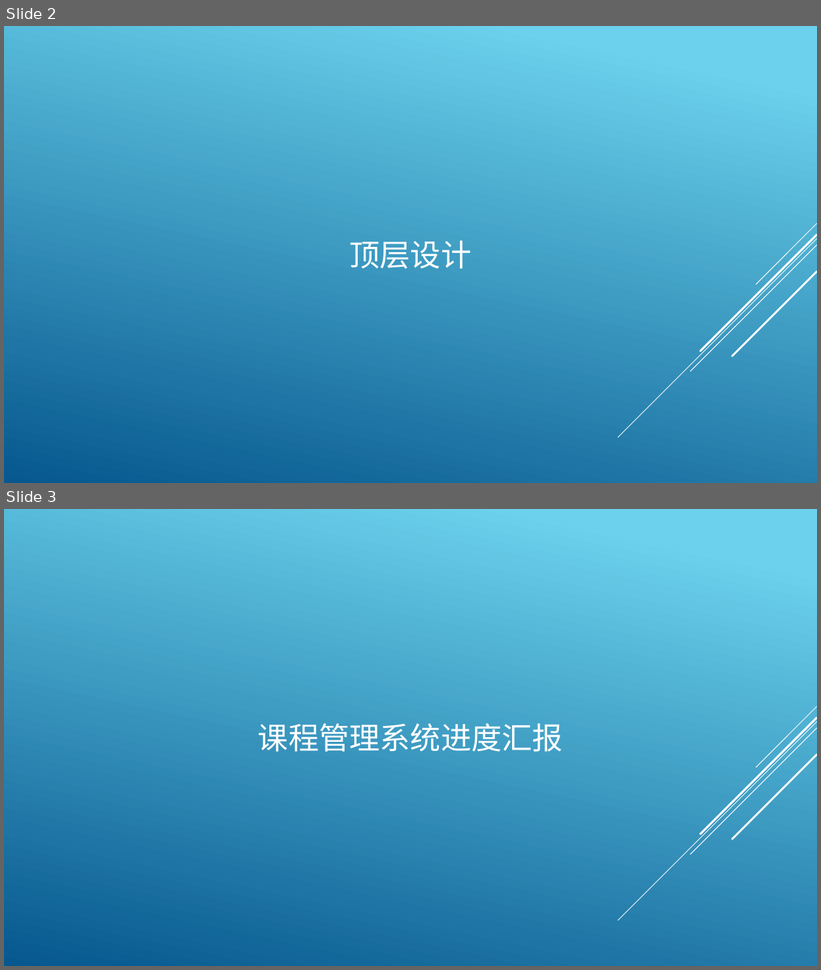
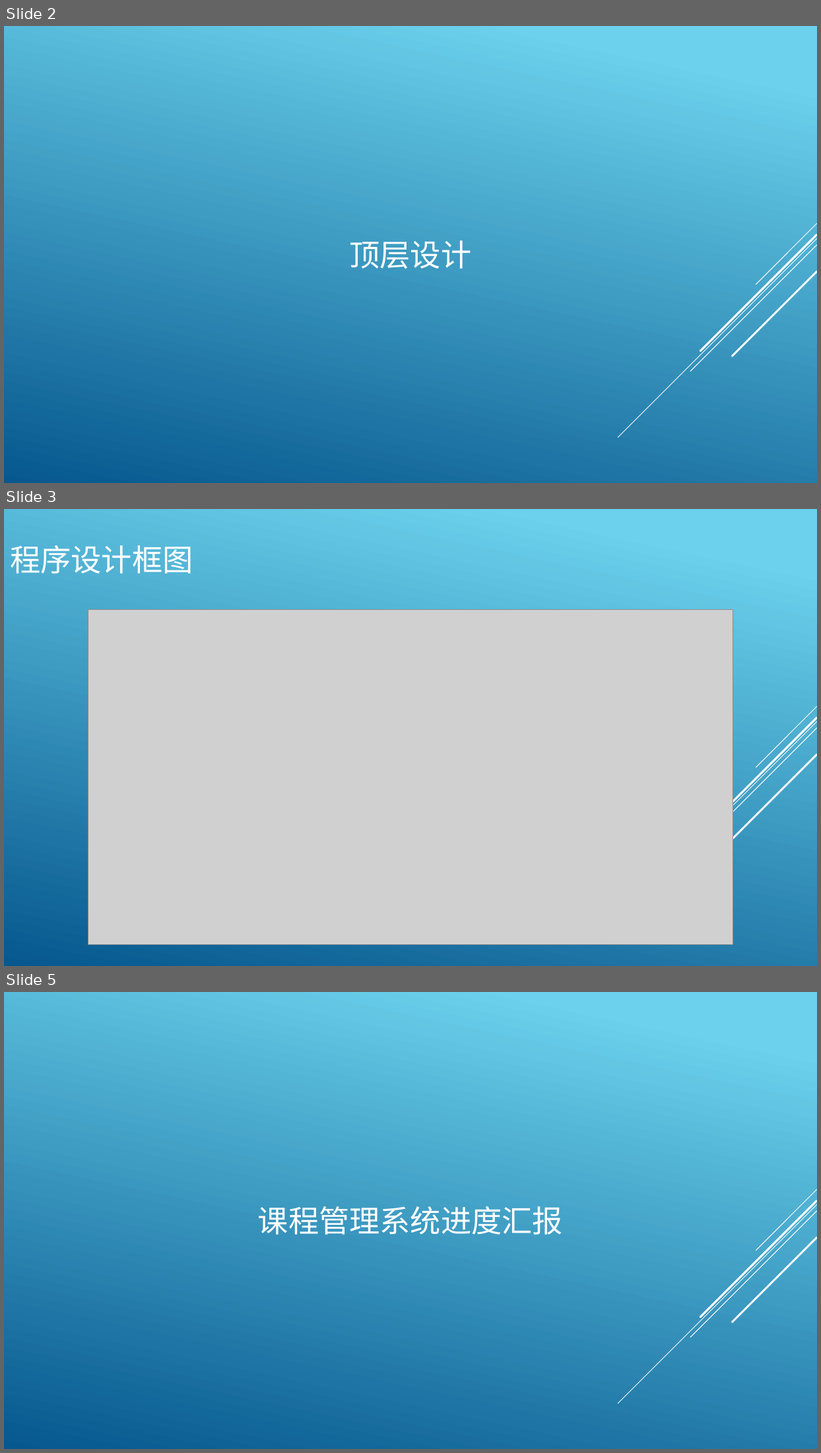
Before and after one commit to archester-250/Course_Auxiliary_System, a slide deck: report/Mid-term check.pptx. Shown one above the other, each under a label of ours: slides 2 and 3 before the commit, slides 2, 3 and 5 after it; the slides between them are not shown. The pictures are 821x970 and 821x1453 pixels, drawn with LibreOffice and Linux fonts; fonts in the diff are those of the drawing; grey boxes stand for pictures. Boxes give left, top, right and bottom in pixels: in the first picture for what was removed or moved away, otherwise in the second. Text is boxed around its words. In the diff, an @@ line names an element or a change of style, - is before the commit and + after.

```diff
--- a/report/Mid-term check.pptx
+++ b/report/Mid-term check.pptx
@@ slide 3 added at [4,509,817,966], background gradient #6ED2EB to #06588E; not listed: 5 template elements that a slide beside it also shows @@
@@ title added at [10,545,193,574], 36 pt, text #FFFFFF @@
+程序设计框图
@@ picture added at [88,609,733,945] @@
@@ what was slide 3 is now slide 5 @@
```
Also in this commit, not shown: 10 other slides added, 8 other files.
